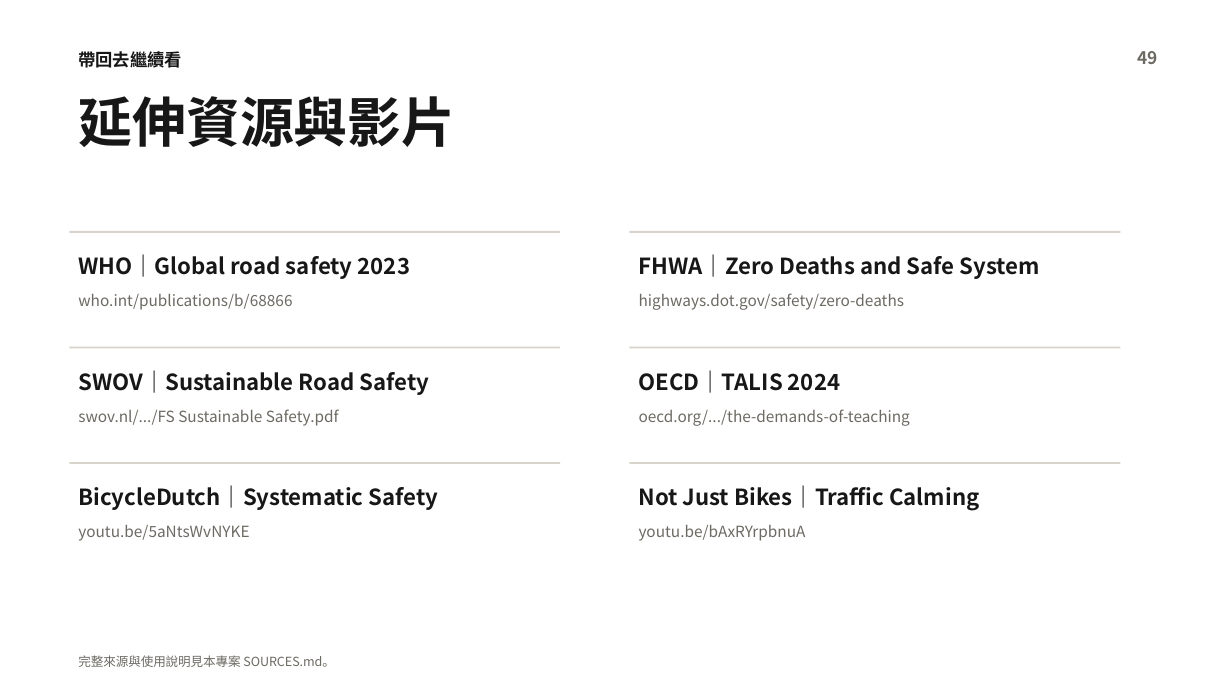
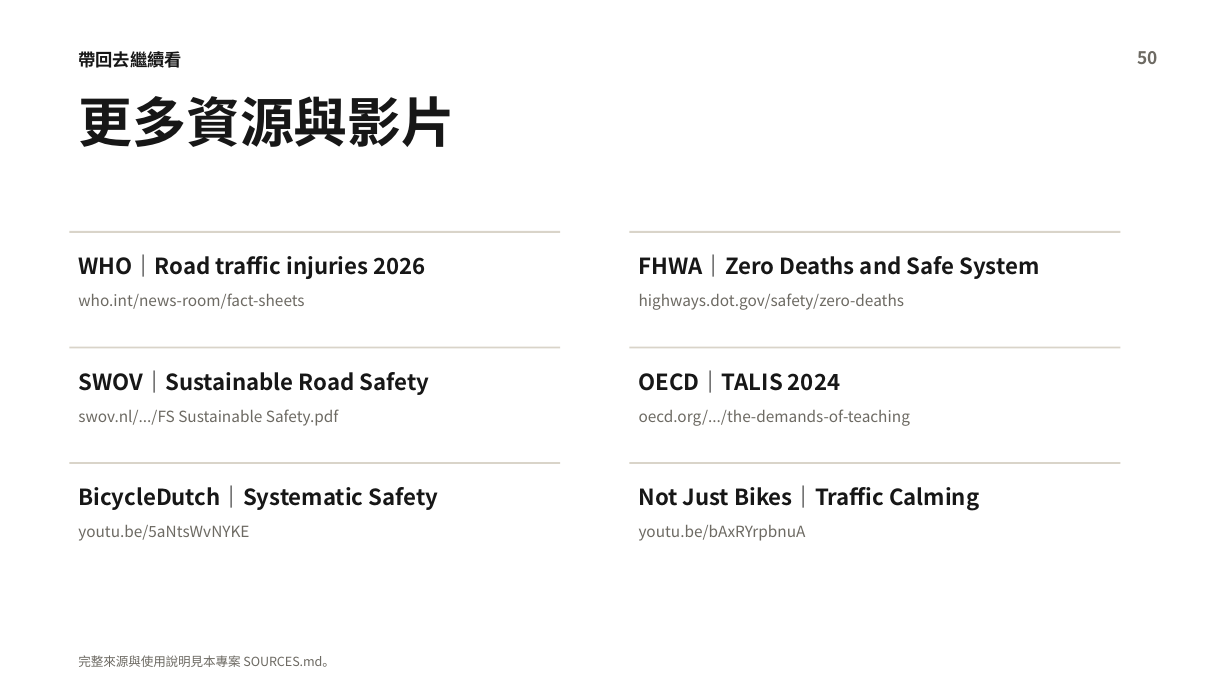
Before and after one commit to siuolhlw-oss/traffic-safety-sharing, a slide deck: slide 50 of outputs/交通安全訪視：從評鑑到人本交通.pptx (slide 49 before the commit). Drawn at 1232x693 pixels with LibreOffice and Linux fonts; fonts in the diff are those of the drawing. Boxes give left, top, right and bottom in pixels: in the first picture for what was removed or moved away, otherwise in the second. Text is boxed around its words. In the diff, an @@ line names an element or a change of style, - is before the commit and + after.

Commit message:
content: define the core of traffic safety education

```diff
--- a/outputs/交通安全訪視：從評鑑到人本交通.pptx
+++ b/outputs/交通安全訪視：從評鑑到人本交通.pptx
@@ text at (x1=1137, y1=51, x2=1157, y2=64): text changed @@
-49
+50
@@ text at (x1=78, y1=96, x2=455, y2=147): text changed @@
-延伸資源與影片
+更多資源與影片
@@ text at (x1=78, y1=254, x2=426, y2=279): text changed @@
-WHO｜Global road safety 2023
+WHO｜Road traffic injuries 2026
@@ text at (x1=78, y1=293, x2=304, y2=309): text changed @@
-who.int/publications/b/68866
+who.int/news-room/fact-sheets
```
Also in this commit, not shown: 11 other slides changed, 1 slide added, 5 other files.
